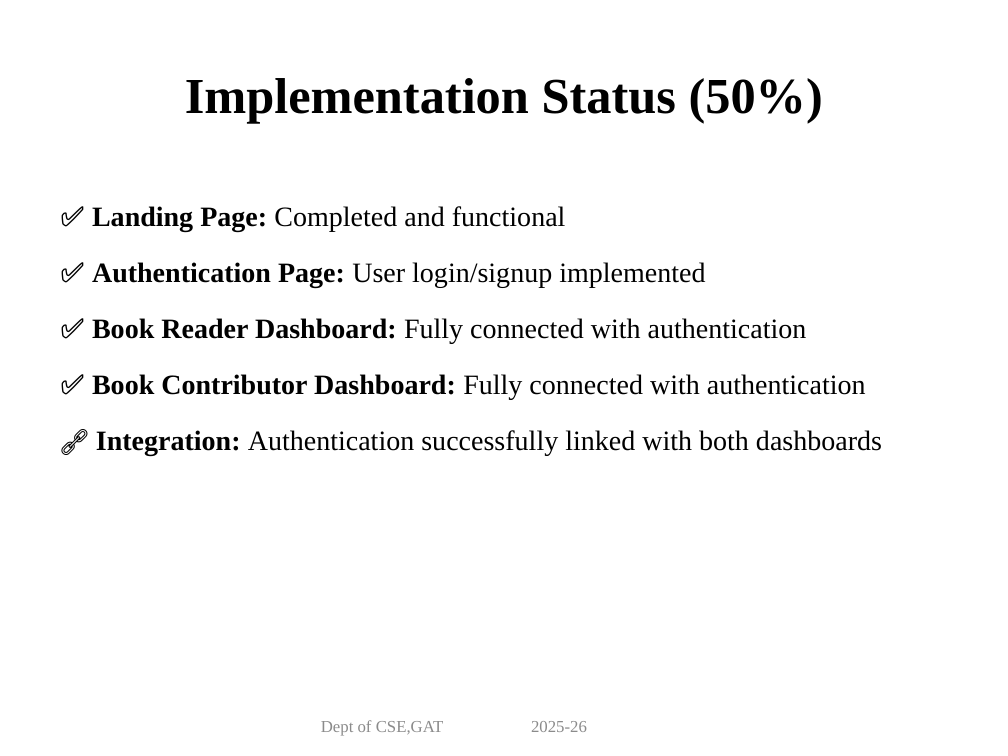
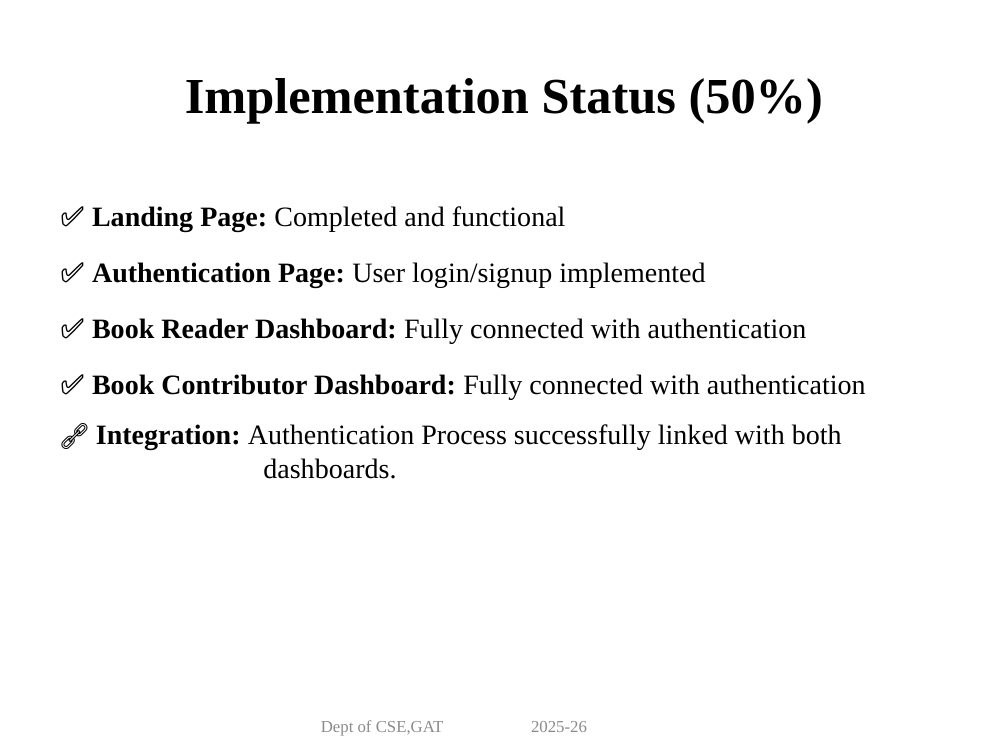
Before and after one commit to Vigneshp89511/miniproject-bookmates-, a slide deck: slide 9 of documentation/PPT/Mini_Project_BookMates.pptx. Drawn at 1008x756 pixels with LibreOffice and Linux fonts; fonts in the diff are those of the drawing. Boxes give left, top, right and bottom in pixels: in the first picture for what was removed or moved away, otherwise in the second. Text is boxed around its words. In the diff, an @@ line names an element or a change of style, - is before the commit and + after.

```diff
--- a/documentation/PPT/Mini_Project_BookMates.pptx
+++ b/documentation/PPT/Mini_Project_BookMates.pptx
@@ text at <box>96,424,842,479</box>: text changed @@
-🔗 Integration: Authentication successfully linked with both dashboards
+🔗 Integration: Authentication Process successfully linked with both
+dashboards.
```
Also in this commit, not shown: 3 other slides changed.
